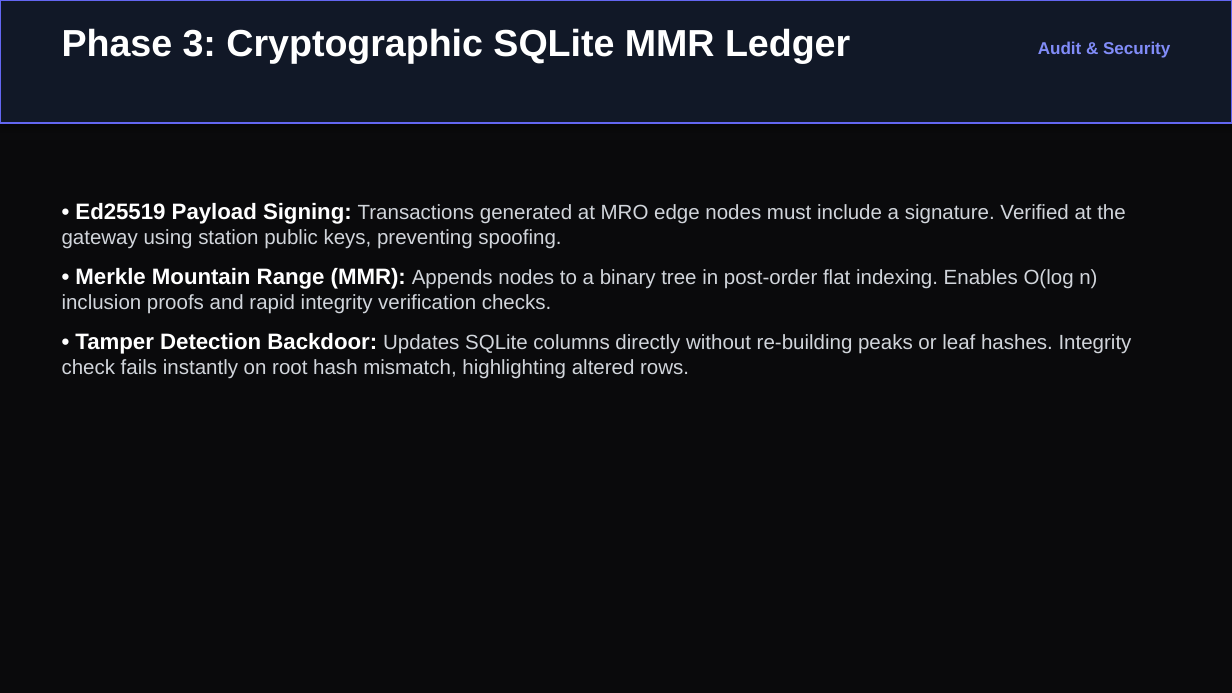
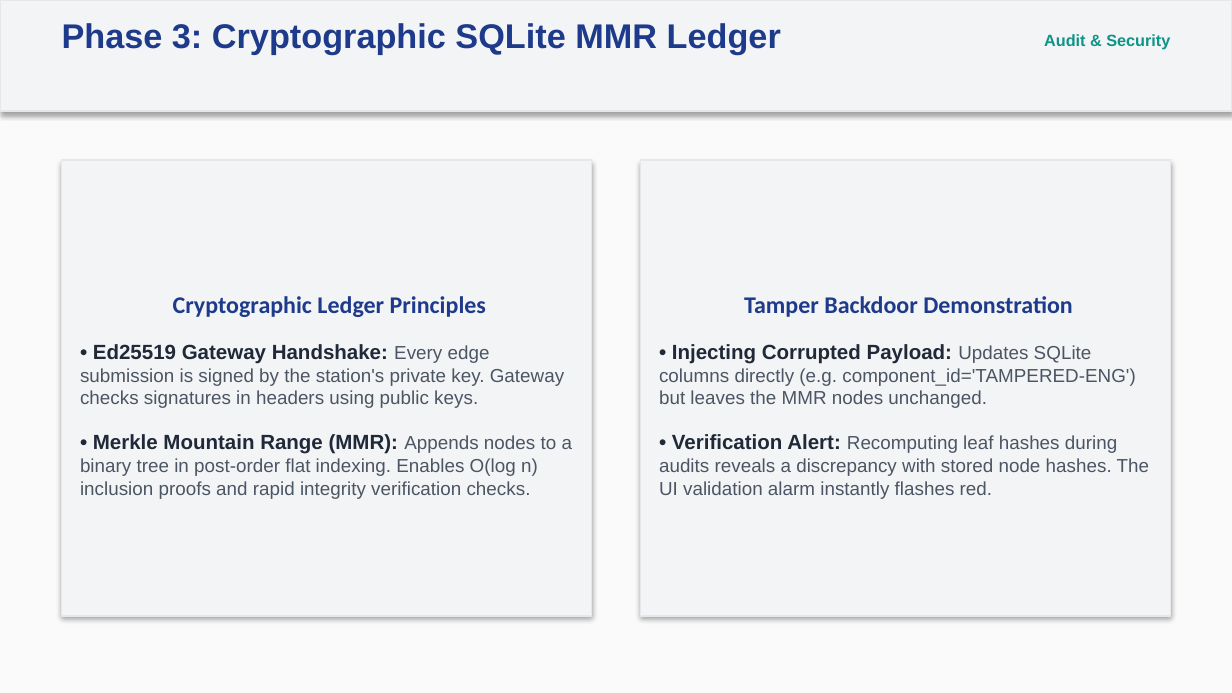
Before and after one commit to Shreeprasandh/sentinelMRO, a slide deck: slide 6 of documentation/SentinelMRO_Project_Presentation.pptx. Drawn at 1232x693 pixels with LibreOffice and Linux fonts; fonts in the diff are those of the drawing. Boxes give left, top, right and bottom in pixels: in the first picture for what was removed or moved away, otherwise in the second. Text is boxed around its words. In the diff, an @@ line names an element or a change of style, - is before the commit and + after.

```diff
--- a/documentation/SentinelMRO_Project_Presentation.pptx
+++ b/documentation/SentinelMRO_Project_Presentation.pptx
@@ background #0A0A0C to #FAFAFA @@
@@ rectangle resized from (x1=0, y1=0, x2=1232, y2=123) to (x1=0, y1=0, x2=1232, y2=111) @@
@@ rectangle at (x1=0, y1=0, x2=1232, y2=111): fill #111827 to #F3F4F6; outline #6366F1 1.5 pt to #E5E7EB 1 pt @@
@@ text "Phase 3: Cryptographic SQLite MMR ..." at (x1=62, y1=23, x2=781, y2=55): size 22 to 20 pt, text colour #FFFFFF to #1E3A8A @@
@@ text "Audit & Security" at (x1=1044, y1=34, x2=1170, y2=50): size 10 to 9.5 pt, text colour #818CF8 to #0D9488 @@
@@ rectangle "Cryptographic Ledger Principles" resized from (x1=62, y1=203, x2=1132, y2=379) to (x1=62, y1=160, x2=591, y2=616) @@
@@ rectangle "Cryptographic Ledger Principles" at (x1=62, y1=160, x2=591, y2=616): vertical alignment top to middle; fill none to #F3F4F6; outline none to #E5E7EB 0.75 pt; shadow on @@
@@ rectangle added at (x1=641, y1=160, x2=1170, y2=616), fill #F3F4F6, outline #E5E7EB 0.75 pt, 11 pt, text #4B5563 @@
+Tamper Backdoor Demonstration
+• Injecting Corrupted Payload: Updates SQLite columns directly (e.g. component_id='TAMPERED-ENG') but leaves the MMR nodes unchanged.
+• Verification Alert: Recomputing leaf hashes during audits reveals a discrepancy with stored node hashes. The UI validation alarm instantly flashes red.
@@ text in rectangle at (x1=80, y1=296, x2=564, y2=408): text changed; size 12 to 11 pt; text colour #D1D5DB to #4B5563 @@
-• Ed25519 Payload Signing: Transactions generated at MRO edge nodes must include a signature. Verified at the gateway using station public keys, preventing spoofing.
+Cryptographic Ledger Principles
+• Ed25519 Gateway Handshake: Every edge submission is signed by the station's private key. Gateway checks signatures in headers using public keys.
@@ text in rectangle at (x1=62, y1=333, x2=1132, y2=379): paragraph removed @@
-• Tamper Detection Backdoor: Updates SQLite columns directly without re-building peaks or leaf hashes. Integrity check fails instantly on root hash mismatch, highlighting altered rows.
@@ text in rectangle at (x1=80, y1=434, x2=572, y2=499): size 13 to 12 pt, text colour #FFFFFF to #1F2937 in "• Merkle Mountain Range (MMR):"; size 12 to 11 pt, text colour #D1D5DB to #4B5563 in "Appends nodes to a binary tree in ..."; more space between paragraphs @@
```
Also in this commit, not shown: 7 other slides changed, 1 slide added, 1 slide removed, 1 other file.
